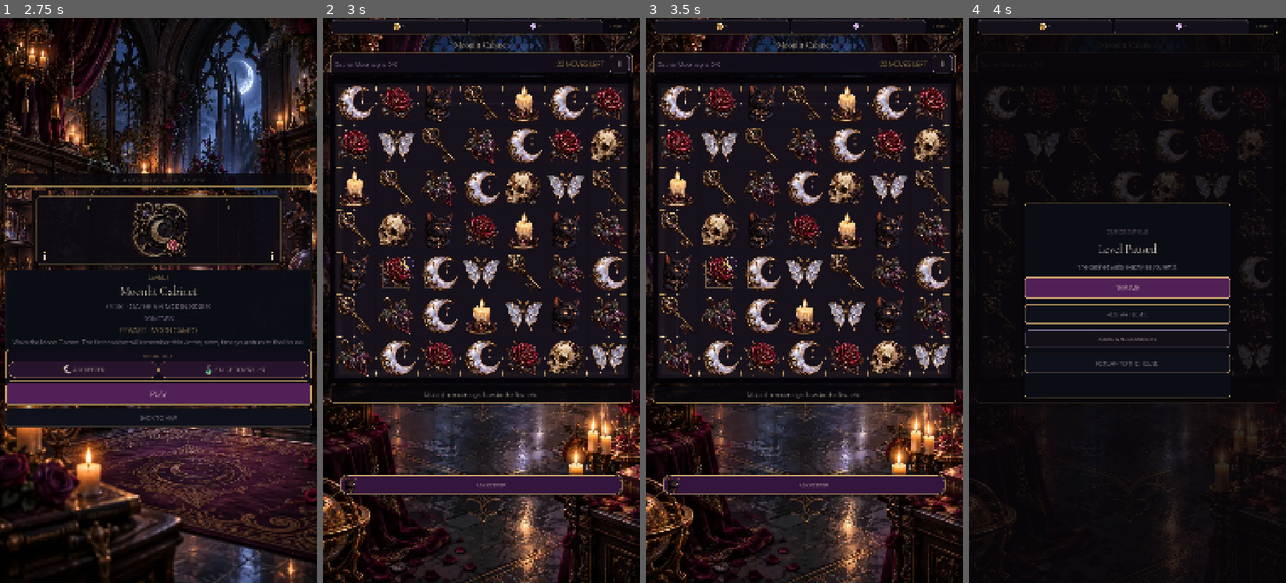
Above: before the commit, frames 1-4 (left to right).
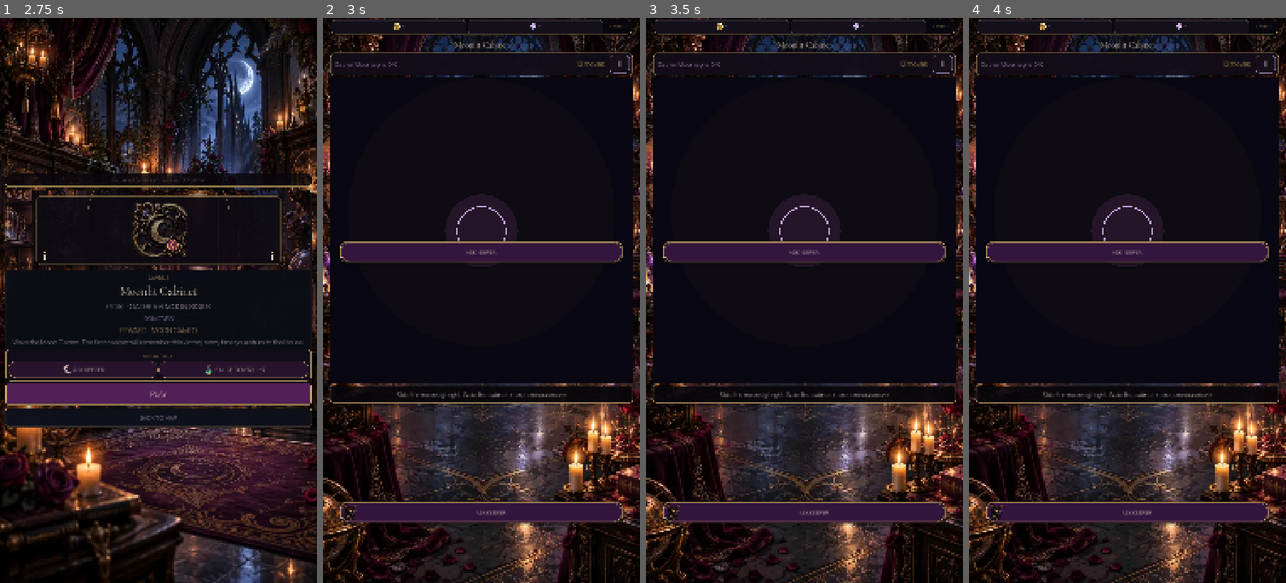
Above: after the commit, the same moments.

Repository: Jay-prodesign/akilta-match3
Game: Godot game, scene res://src/app/app_bootstrap.tscn
Same seed, same stepped clock (60 frames per second), same inputs: the game is played once before the commit and once after it.
Inputs:
- Up to frame 1 (2.75 s): click "ENTER THE HOUSE" at 0.5 s; click "ENTER CURIO BOUTIQUE" at 1.25 s; click "1" at 2 s
- Up to frame 2 (3 s): click "PLAY" at 2.75 s
- Up to frame 3 (3.5 s): no input
- Up to frame 4 (4 s): click "Ⅱ" at 3.5 s

Frame 1 is identical in both runs. In frame 2, 26% of the frame differs, in the area x 0-100%, y 0-90%; in frame 3, 26%; in frame 4, 34%, in the area x 0-100%, y 0-100%.
Error after the commit: Invalid access to property or key 'pressed' on a base object of type 'null instance'. (res://src/ui/gameplay/gameplay_screen.gd:151)

Commit message:
Author gameplay HUD resources Keeper tray and result blocks

Diff:
--- a/src/ui/gameplay/gameplay_screen.tscn
+++ b/src/ui/gameplay/gameplay_screen.tscn
@@ -71,6 +71,96 @@
 shadow_color = Color(0, 0, 0, 0.42)
 shadow_size = 8
 
+[sub_resource type="StyleBoxFlat" id="GameplayHUDPlate"]
+bg_color = Color(0.071, 0.051, 0.094, 0.94)
+border_width_left = 2
+border_width_top = 2
+border_width_right = 2
+border_width_bottom = 2
+border_color = Color(0.831, 0.678, 0.439, 0.72)
+corner_radius_top_left = 14
+corner_radius_top_right = 14
+corner_radius_bottom_right = 14
+corner_radius_bottom_left = 14
+content_margin_left = 16.0
+content_margin_top = 9.0
+content_margin_right = 12.0
+content_margin_bottom = 9.0
+shadow_color = Color(0, 0, 0, 0.52)
+shadow_size = 10
+
+[sub_resource type="StyleBoxFlat" id="ResourceBarStyle"]
+bg_color = Color(0.031, 0.027, 0.051, 0.96)
+border_width_left = 1
+border_width_top = 1
+border_width_right = 1
+border_width_bottom = 1
+border_color = Color(0.831, 0.678, 0.439, 0.78)
+corner_radius_top_left = 12
+corner_radius_top_right = 12
+corner_radius_bottom_right = 12
+corner_radius_bottom_left = 12
+shadow_color = Color(0, 0, 0, 0.44)
+shadow_size = 8
+
+[sub_resource type="StyleBoxFlat" id="ResourceChipStyle"]
+bg_color = Color(0.082, 0.067, 0.106, 0.92)
+border_width_left = 1
+border_width_top = 1
+border_width_right = 1
+border_width_bottom = 1
+border_color = Color(0.435, 0.349, 0.431, 0.42)
+corner_radius_top_left = 10
+corner_radius_top_right = 10
+corner_radius_bottom_right = 10
+corner_radius_bottom_left = 10
+content_margin_left = 5.0
+content_margin_top = 3.0
+content_margin_right = 7.0
+content_margin_bottom = 3.0
+
+[sub_resource type="StyleBoxFlat" id="BoosterTrayStyle"]
+bg_color = Color(0.063, 0.043, 0.086, 0.985)
+border_width_left = 2
+border_width_top = 2
+border_width_right = 2
+border_width_bottom = 2
+border_color = Color(0.831, 0.678, 0.439, 0.82)
+corner_radius_top_left = 18
+corner_radius_top_right = 18
+corner_radius_bottom_right = 18
+corner_radius_bottom_left = 18
+shadow_color = Color(0, 0, 0, 0.48)
+shadow_size = 10
+
+[sub_resource type="StyleBoxFlat" id="BoosterButtonStyle"]
+bg_color = Color(0.208, 0.082, 0.243, 0.98)
+border_width_left = 2
+border_width_top = 2
+border_width_right = 2
+border_width_bottom = 2
+border_color = Color(0.831, 0.678, 0.439, 0.72)
+corner_radius_top_left = 26
+corner_radius_top_right = 26
+corner_radius_bottom_right = 26
+corner_radius_bottom_left = 26
+
+[sub_resource type="StyleBoxFlat" id="RewardChipStyle"]
+bg_color = Color(0.09, 0.063, 0.114, 0.94)
+border_width_left = 1
+border_width_top = 1
+border_width_right = 1
+border_width_bottom = 1
+border_color = Color(0.831, 0.678, 0.439, 0.44)
+corner_radius_top_left = 12
+corner_radius_top_right = 12
+corner_radius_bottom_right = 12
+corner_radius_bottom_left = 12
+content_margin_left = 10.0
+content_margin_top = 6.0
+content_margin_right = 12.0
+content_margin_bottom = 6.0
+
 [node name="GameplayScreen" type="Control"]
 layout_mode = 3
 anchors_preset = 15
@@ -100,6 +190,77 @@
 expand_mode = 1
 stretch_mode = 6
 modulate = Color(0.92, 0.84, 0.87, 0.48)
+
+[node name="ResourceBar" type="PanelContainer" parent="."]
+layout_mode = 1
+anchor_left = 0.025
+anchor_top = 0.0
+anchor_right = 0.975
+anchor_bottom = 0.0
+offset_top = 6.0
+offset_bottom = 54.0
+grow_horizontal = 2
+theme_override_styles/panel = SubResource("ResourceBarStyle")
+
+[node name="Resources" type="HBoxContainer" parent="ResourceBar"]
+layout_mode = 2
+theme_override_constants/separation = 5
+alignment = 1
+
+[node name="CoinChip" type="PanelContainer" parent="ResourceBar/Resources"]
+layout_mode = 2
+size_flags_horizontal = 3
+theme_override_styles/panel = SubResource("ResourceChipStyle")
+
+[node name="Content" type="HBoxContainer" parent="ResourceBar/Resources/CoinChip"]
+layout_mode = 2
+theme_override_constants/separation = 2
+alignment = 1
+
+[node name="Icon" type="TextureRect" parent="ResourceBar/Resources/CoinChip/Content"]
+custom_minimum_size = Vector2(31, 31)
+layout_mode = 2
+mouse_filter = 2
+expand_mode = 1
+stretch_mode = 5
+
+[node name="CoinResource" type="Label" parent="ResourceBar/Resources/CoinChip/Content"]
+layout_mode = 2
+theme_override_colors/font_color = Color(0.96, 0.9, 0.83, 1)
+theme_override_font_sizes/font_size = 17
+text = "0"
+
+[node name="GemChip" type="PanelContainer" parent="ResourceBar/Resources"]
+layout_mode = 2
+size_flags_horizontal = 3
+theme_override_styles/panel = SubResource("ResourceChipStyle")
+
+[node name="Content" type="HBoxContainer" parent="ResourceBar/Resources/GemChip"]
+layout_mode = 2
+theme_override_constants/separation = 2
+alignment = 1
+
+[node name="Icon" type="TextureRect" parent="ResourceBar/Resources/GemChip/Content"]
+custom_minimum_size = Vector2(31, 31)
+layout_mode = 2
+mouse_filter = 2
+expand_mode = 1
+stretch_mode = 5
+
+[node name="GemResource" type="Label" parent="ResourceBar/Resources/GemChip/Content"]
+layout_mode = 2
+theme_override_colors/font_color = Color(0.96, 0.9, 0.83, 1)
+theme_override_font_sizes/font_size = 17
+text = "0"
+
+[node name="LevelBadge" type="Label" parent="ResourceBar/Resources"]
+custom_minimum_size = Vector2(94, 0)
+layout_mode = 2
+theme_override_colors/font_color = Color(0.831, 0.678, 0.439, 1)
+theme_override_font_sizes/font_size = 17
+text = "LEVEL 1"
+horizontal_alignment = 1
+vertical_alignment = 1
 
 [node name="Layout" type="VBoxContainer" parent="."]
 layout_mode = 1
@@ -132,11 +293,16 @@
 text = "Moonlit Cabinet"
 horizontal_alignment = 1
 
-[node name="HUD" type="HBoxContainer" parent="Layout"]
-layout_mode = 2
-theme_override_constants/separation = 8
-
-[node name="Objective" type="Label" parent="Layout/HUD"]
+[node name="HUDPlate" type="PanelContainer" parent="Layout"]
+custom_minimum_size = Vector2(0, 78)
+layout_mode = 2
+theme_override_styles/panel = SubResource("GameplayHUDPlate")
+
+[node name="HUD" type="HBoxContainer" parent="Layout/HUDPlate"]
+layout_mode = 2
+theme_override_constants/separation = 16
+
+[node name="Objective" type="Label" parent="Layout/HUDPlate/HUD"]
 layout_mode = 2
 size_flags_horizontal = 3
 theme_override_colors/font_color = Color(0.749, 0.647, 0.847, 1)
@@ -145,7 +311,7 @@
 theme_override_font_sizes/font_size = 21
 text = "Gather Moon sigils  0/6"
 
-[node name="Moves" type="Label" parent="Layout/HUD"]
+[node name="Moves" type="Label" parent="Layout/HUDPlate/HUD"]
 layout_mode = 2
 theme_override_colors/font_color = Color(0.851, 0.71, 0.416, 1)
 theme_override_colors/font_outline_color = Color(0.03, 0.02, 0.04, 0.9)
@@ -154,7 +320,7 @@
 text = "12 moves"
 horizontal_alignment = 2
 
-[node name="Pause" type="Button" parent="Layout/HUD"]
+[node name="Pause" type="Button" parent="Layout/HUDPlate/HUD"]
 custom_minimum_size = Vector2(68, 54)
 layout_mode = 2
 theme_override_colors/font_color = Color(0.945, 0.91, 0.866, 1)
@@ -215,6 +381,35 @@
 theme_override_font_sizes/font_size = 20
 text = "0 / 6 SIGILS · THE RELIC IS STILL DORMANT"
 horizontal_alignment = 1
+
+[node name="BoosterTray" type="PanelContainer" parent="."]
+layout_mode = 1
+anchor_left = 0.055
+anchor_top = 0.0
+anchor_right = 0.945
+anchor_bottom = 0.0
+offset_top = 760.0
+offset_bottom = 830.0
+grow_horizontal = 2
+z_index = 18
+theme_override_styles/panel = SubResource("BoosterTrayStyle")
+
+[node name="BoosterActions" type="HBoxContainer" parent="BoosterTray"]
+layout_mode = 2
+theme_override_constants/separation = 6
+
+[node name="HintBoost" type="Button" parent="BoosterTray/BoosterActions"]
+custom_minimum_size = Vector2(0, 62)
+layout_mode = 2
+size_flags_horizontal = 3
+theme_override_colors/font_color = Color(0.96, 0.9, 0.83, 1)
+theme_override_colors/font_disabled_color = Color(0.61, 0.53, 0.6, 1)
+theme_override_font_sizes/font_size = 19
+theme_override_styles/normal = SubResource("BoosterButtonStyle")
+theme_override_styles/hover = SubResource("BoosterButtonStyle")
+theme_override_styles/pressed = SubResource("BoosterButtonStyle")
+text = "ASK KEEPER"
+expand_icon = true
 
 [node name="PauseOverlay" type="Control" parent="."]
 visible = false
@@ -410,12 +605,93 @@
 text = "MOON CAMEO · AWAKENED"
 horizontal_alignment = 1
 
+[node name="ResultRewardValues" type="HBoxContainer" parent="ResultOverlay/Card/Content"]
+custom_minimum_size = Vector2(0, 56)
+layout_mode = 2
+theme_override_constants/separation = 10
+alignment = 1
+
+[node name="CoinReward" type="PanelContainer" parent="ResultOverlay/Card/Content/ResultRewardValues"]
+custom_minimum_size = Vector2(136, 50)
+layout_mode = 2
+theme_override_styles/panel = SubResource("RewardChipStyle")
+
+[node name="Content" type="HBoxContainer" parent="ResultOverlay/Card/Content/ResultRewardValues/CoinReward"]
+layout_mode = 2
+theme_override_constants/separation = 6
+alignment = 1
+
+[node name="Icon" type="TextureRect" parent="ResultOverlay/Card/Content/ResultRewardValues/CoinReward/Content"]
+custom_minimum_size = Vector2(32, 32)
+layout_mode = 2
+expand_mode = 1
+stretch_mode = 5
+
+[node name="Value" type="Label" parent="ResultOverlay/Card/Content/ResultRewardValues/CoinReward/Content"]
+layout_mode = 2
+theme_override_colors/font_color = Color(0.957, 0.851, 0.584, 1)
+theme_override_font_sizes/font_size = 20
+text = "+120"
+
+[node name="GemReward" type="PanelContainer" parent="ResultOverlay/Card/Content/ResultRewardValues"]
+custom_minimum_size = Vector2(136, 50)
+layout_mode = 2
+theme_override_styles/panel = SubResource("RewardChipStyle")
+
+[node name="Content" type="HBoxContainer" parent="ResultOverlay/Card/Content/ResultRewardValues/GemReward"]
+layout_mode = 2
+theme_override_constants/separation = 6
+alignment = 1
+
+[node name="Icon" type="TextureRect" parent="ResultOverlay/Card/Content/ResultRewardValues/GemReward/Content"]
+custom_minimum_size = Vector2(32, 32)
+layout_mode = 2
+expand_mode = 1
+stretch_mode = 5
+
+[node name="Value" type="Label" parent="ResultOverlay/Card/Content/ResultRewardValues/GemReward/Content"]
+layout_mode = 2
+theme_override_colors/font_color = Color(0.957, 0.851, 0.584, 1)
+theme_override_font_sizes/font_size = 20
+text = "+1"
+
 [node name="HouseChange" type="Label" parent="ResultOverlay/Card/Content"]
 layout_mode = 2
 theme_override_colors/font_color = Color(0.851, 0.804, 0.835, 1)
 theme_override_font_sizes/font_size = 19
 text = "The first cabinet now keeps this Curio in the House."
 horizontal_alignment = 1
+autowrap_mode = 2
+
+[node name="ResultProclamation" type="HBoxContainer" parent="ResultOverlay/Card/Content"]
+custom_minimum_size = Vector2(0, 72)
+layout_mode = 2
+theme_override_constants/separation = 10
+alignment = 1
+
+[node name="KeeperCat" type="TextureRect" parent="ResultOverlay/Card/Content/ResultProclamation"]
+custom_minimum_size = Vector2(64, 64)
+layout_mode = 2
+mouse_filter = 2
+expand_mode = 1
+stretch_mode = 5
+
+[node name="Copy" type="VBoxContainer" parent="ResultOverlay/Card/Content/ResultProclamation"]
+layout_mode = 2
+size_flags_horizontal = 3
+alignment = 1
+
+[node name="Kicker" type="Label" parent="ResultOverlay/Card/Content/ResultProclamation/Copy"]
+layout_mode = 2
+theme_override_colors/font_color = Color(0.831, 0.678, 0.439, 1)
+theme_override_font_sizes/font_size = 14
+text = "THE HOUSE REMEMBERS"
+
+[node name="ResultProclamationCopy" type="Label" parent="ResultOverlay/Card/Content/ResultProclamation/Copy"]
+layout_mode = 2
+theme_override_colors/font_color = Color(0.96, 0.9, 0.83, 1)
+theme_override_font_sizes/font_size = 18
+text = "A Curio has returned to its place."
 autowrap_mode = 2
 
 [node name="RecoveryAction" type="Button" parent="ResultOverlay/Card/Content"]
Not shown: 1 places in src/ui/gameplay/gameplay_screen.tscn that only renumber resources
